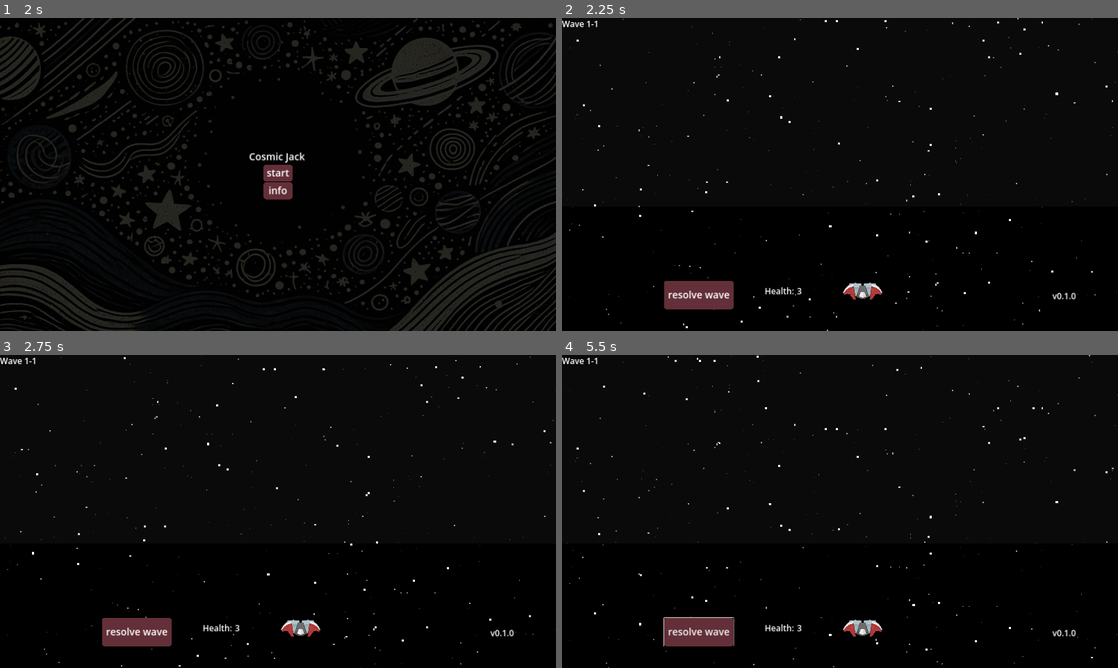
Above: before the commit, frames 1-4 (two rows, left to right).
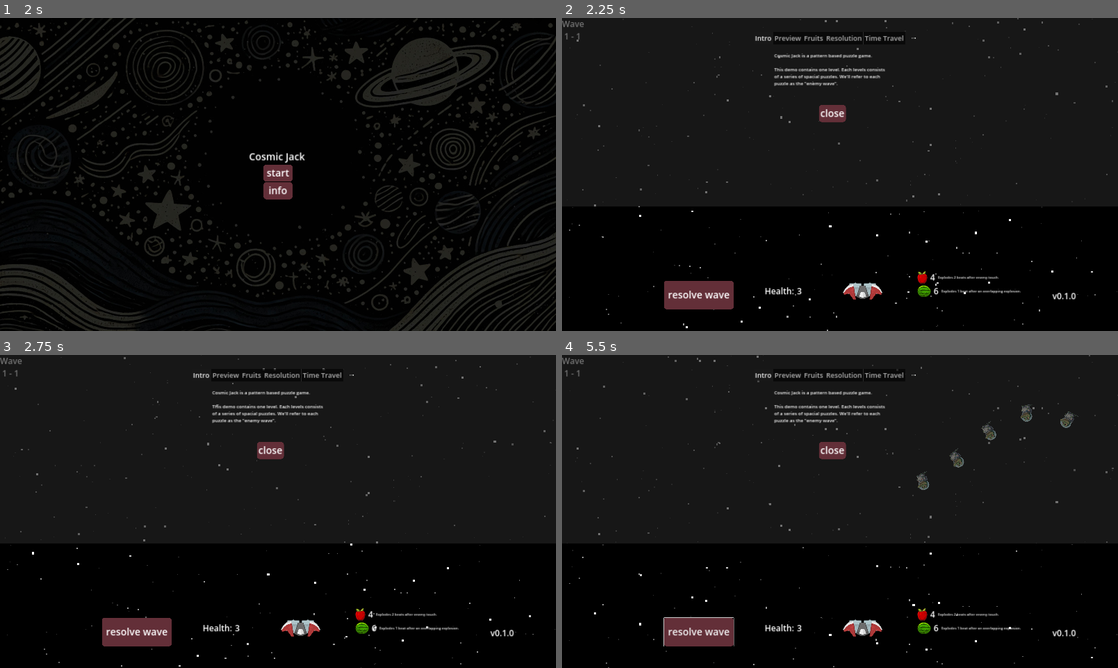
Above: after the commit, the same moments.

Repository: moby-it/cosmic-jack
Game: Godot game, scene res://main.tscn
Two runs of this game, one before a commit and one after it. Both use one fixed random seed, a clock stepped at 60 frames per second and the inputs below.
Inputs (mouse positions are in pixels of both pictures, inside the frame that each line leads up to):
- Up to frame 1 (2 s): tap Enter at 0.5 s; move the mouse to (400, 158) at 0.52 s; hold Up (ui_up) 0.53-1.25 s; tap O at 0.6 s; click (400, 158) at 0.67 s; click (278, 221) at 1.25 s
- Up to frame 2 (2.25 s): click "start" at 2 s
- Up to frame 3 (2.75 s): no input
- Up to frame 4 (5.5 s): click "resolve wave" at 2.75 s; drag from (728, 527) to (812, 574) at 3.52 s; move the mouse to (895, 442) at 4.27 s; hold Up (ui_up) 4.28-5 s; tap Shift at 4.35 s; drag from (812, 574) to (673, 464) at 5.02 s

Frame 1 is identical in both runs. In frame 2, 1.7% of the frame differs, in the area x 0-100%, y 0-90%; in frame 3, 1.7%; in frame 4, 2.2%.
Error before the commit: Parse Error: Too few arguments for "add_animation_library()" call. Expected at least 2 but received 0. (res://levels/level.gd:275)

Commit message:
music sync with movement and explosives

Diff:
--- /dev/null
+++ b/enemies/croc/croc.gd
@@ -0,0 +1,31 @@
+extends Node2D
+
+var queue_animation = false
+var collision = true
+
+@onready var animation_player: AnimationPlayer = $Animation
+@onready var sprite = $Sprite2D
+@onready var collision_shape = $Area2D/CollisionShape2D
+
+func _ready() -> void:
+	if queue_animation:
+		create_animation()
+	if not collision:
+		disable_collision()
+
+func create_animation():
+	var animation = Animation.new()
+	animation.resource_name = "scale"
+	var track_index = animation.add_track(Animation.TYPE_VALUE)
+	animation.track_set_path(track_index, "Sprite2D:scale")
+	animation.track_insert_key(track_index, 0.0, 0.5)
+	animation.track_insert_key(track_index, BpmManager.seconds_per_beat, 0.7)
+	animation.track_insert_key(track_index,  BpmManager.seconds_per_beat * 2, 0.5)
+	animation.loop_mode = Animation.LOOP_LINEAR
+	animation.length = BpmManager.seconds_per_beat * 2
+	animation_player.add_animation_library("", animation)
+	animation_player.queue("scale")
+
+func disable_collision():
+		sprite.modulate.a = 0.5
+		collision_shape.disabled = true
--- a/enemies/croc/croc.tscn
+++ b/enemies/croc/croc.tscn
@@ -1,5 +1,6 @@
-[gd_scene load_steps=6 format=3 uid="uid://dy1ndkh3j6my7"]
+[gd_scene load_steps=7 format=3 uid="uid://dy1ndkh3j6my7"]
 
+[ext_resource type="Script" path="res://enemies/croc/croc.gd" id="1_82s2i"]
 [ext_resource type="Texture2D" uid="uid://ufqmqwe88t4d" path="res://enemies/croc/croc.png" id="1_qilu0"]
 
 [sub_resource type="CapsuleShape2D" id="CapsuleShape2D_l7qrp"]
@@ -34,7 +35,7 @@
 }
 
 [sub_resource type="Animation" id="Animation_8oyll"]
-resource_name = "scale"
+resource_name = "scale_1"
 length = 2.0
 tracks/0/type = "value"
 tracks/0/imported = false
@@ -64,10 +65,11 @@
 [sub_resource type="AnimationLibrary" id="AnimationLibrary_s0505"]
 _data = {
 "RESET": SubResource("Animation_16vpe"),
-"scale": SubResource("Animation_8oyll")
+"scale_1": SubResource("Animation_8oyll")
 }
 
 [node name="Enemy" type="Node2D" groups=["enemies"]]
+script = ExtResource("1_82s2i")
 
 [node name="Area2D" type="Area2D" parent="."]
 collision_layer = 2
--- /dev/null
+++ b/enemies/croc/scale.tres
@@ -0,0 +1,4 @@
+[gd_resource type="Animation" format=3 uid="uid://bnvpn74jcaps3"]
+
+[resource]
+loop_mode = 1
--- a/fruits/explosive.gd
+++ b/fruits/explosive.gd
@@ -2,6 +2,7 @@
 class_name Explosive
 
 @export var radius: float = 0.0
+## delay is always in coordination with current song bpm
 @export var detonation_delay: float = 1.0
 
 var border_color: Color = Color.RED
@@ -14,11 +15,13 @@
 	node.queue_redraw()
 
 func start_explosion_timer(node: Node2D) -> void:
+	# delay is always in sync with bpm
+	var delay = detonation_delay * BpmManager.seconds_per_beat
 	var timer_line: Node2D = load("res://fruits/timer_line.tscn").instantiate()
-	timer_line.duration = detonation_delay
+	timer_line.duration = delay
 	timer_line.timeout.connect(explode.bind(node))
 	timer = timer_line.get_node("Timer")
-	timer.wait_time = detonation_delay
+	timer.wait_time = delay
 	node.add_child(timer_line)
 	timer.start()
 
--- a/levels/1/1-2.wave.tres
+++ b/levels/1/1-2.wave.tres
@@ -8,5 +8,5 @@
 [resource]
 script = ExtResource("4_atpr4")
 convoys = Array[ExtResource("1_slgmc")]([ExtResource("2_xmq7c"), ExtResource("3_8oxid")])
-audio_track = null
-bpm = 0
+audio_track = "res://levels/1/track1.wav"
+bpm = 120
--- a/levels/1/1-3.wave.tres
+++ b/levels/1/1-3.wave.tres
@@ -8,3 +8,4 @@
 script = ExtResource("3_87hvf")
 convoys = Array[ExtResource("1_cuspu")]([ExtResource("2_j40sn")])
 audio_track = null
+bpm = 0
--- a/levels/level.gd
+++ b/levels/level.gd
@@ -25,6 +25,8 @@
 @onready var health_count = $Health/HBoxContainer/Count
 @onready var wave_no = $WaveNo
 @onready var wave_audio = $WaveAudio
+
+var beat_fns = []
 
 var active_fruit: Node2D
 var active_fruit_name = "apple"
@@ -108,8 +110,11 @@
 		self.add_child(active_fruit)
 
 func _on_resolve_button_down() -> void:
-	round_status = ROUND_STATUS.RESOLVING
-	create_wave(false)
+	if not resolving():
+		round_status = ROUND_STATUS.RESOLVING
+		for c in curr_wave().convoys:
+			c.rendered = false
+		create_wave(false)
 
 # we are adding the active_fruit when the mouse enters the play area
 func _on_play_area_mouse_entered() -> void:
@@ -175,35 +180,29 @@
 	BpmManager.time_delay = AudioServer.get_time_to_next_mix() + AudioServer.get_output_latency()
 	BpmManager.seconds_per_beat = 60.0 / wave.bpm
 
-	$WaveAudio.play()
-
 	for c in wave.convoys:
 		var river_node = c.river.instantiate()
 		var river = river_node.get_node("Path2D")
-		var t = Timer.new()
-		t.name = "Timer"
-		t.wait_time = c.spawn_interval
-		t.one_shot = false
-		t.autostart = true
-		t.timeout.connect(func(): add_enemy(c, river, t, preview))
-		river_node.add_child(t)
+		var beat_fn = func(i: int): add_enemy(c, river, preview)
+		beat_fns.push_back(beat_fn)
+		BpmManager.on_beat.connect(beat_fn)
 		waves_container.add_child(river_node)
-
-func add_enemy(convoy: Convoy, path: Path2D, timer: Timer, preview: bool):
+	$WaveAudio.play()
+
+func add_enemy(convoy: Convoy, path: Path2D, preview: bool):
 	if path.get_child_count() == convoy.count:
-		if not preview:
-			convoy.rendered = true
-			timer.stop()
+		convoy.rendered = true
+		return
+	if convoy.rendered and not preview:
 		return
 	convoy.rendered = false
 	var pf = PathFollow2D.new()
 	pf.set_script(load("res://waves/rivers/_river.gd"))
-	pf.speed = convoy.speed
-	var enemy = convoy.enemy.instantiate()
+	pf.duration = convoy.duration
+	var enemy: Node2D = convoy.enemy.instantiate()
+	enemy.queue_animation = true
 	if round_status == ROUND_STATUS.PREVIEW:
-		enemy.get_node("Sprite2D").modulate.a = 0.5
-		var collision_shape: CollisionShape2D = 	enemy.get_node("Area2D").get_node("CollisionShape2D")
-		collision_shape.disabled = true
+		enemy.collision = false
 	else:
 		pf.enemy_passed.connect(enemy_passed)
 		pf.loop = false
@@ -233,8 +232,6 @@
 func stop_movement():
 	var paths = get_tree().get_nodes_in_group("paths")
 	for p in paths:
-		var t: Timer = p.get_parent().get_node("Timer")
-		t.stop()
 		for pf in p.get_children():
 			if pf is PathFollow2D:
 				pf.paused = true
@@ -242,8 +239,6 @@
 func resume_movement():
 	var paths = get_tree().get_nodes_in_group("paths")
 	for p in paths:
-		var t: Timer = p.get_parent().get_node("Timer")
-		t.start()
 		for pf in p.get_children():
 			if pf is PathFollow2D:
 				pf.paused = false
@@ -251,29 +246,35 @@
 func clear_wave():
 	for c in waves_container.get_children():
 		c.queue_free()
-
+		for f in beat_fns:
+			BpmManager.on_beat.disconnect(f)
+		beat_fns.clear()
+	BpmManager.reset()
 func _on_level_change(idx: int, hp: int):
 	self.get_node("Menu").closed.emit()
 	clear_wave()
 	health = hp
 	health_count.text = str(hp)
 	curr_wave_idx = idx
+	# remove fruit list and recreate it
 	for c in $FruitList.get_children():
 		c.queue_free()
+	Fruits.create_fruit_list_hud($FruitList)
+	# clear fruits on play area
 	for c in get_tree().get_nodes_in_group("fruits"):
-		if c.explosive:
-			c.queue_free()
-	Fruits.create_fruit_list_hud($FruitList)
+		c.queue_free()
+	# recreate the fruit list
 	create_wave(true)
 
 func update_wave_label():
 	wave_no.text = "Wave \n %s - %s" % [self.get_parent().name, curr_wave_idx + 1]
 
 func on_beat(i: int):
-	var enemy = select_random_enemy()
-	var animation: AnimationPlayer = enemy.get_node("Animation")
-	animation.add_animation_library()
-	animation.animation_set_next("RESET","scale")
+	pass
+	#var enemy = select_random_enemy()
+	#var animation: AnimationPlayer = enemy.get_node("Animation")
+	#animation.add_animation_library()
+	#animation.animation_set_next("RESET","scale")
 
 func select_random_enemy() -> Node2D:
 	var enemies = get_tree().get_nodes_in_group("enemies")
--- a/levels/level.tscn
+++ b/levels/level.tscn
@@ -9,8 +9,6 @@
 
 [node name="Level" type="Node2D"]
 script = ExtResource("1_6fb17")
-waves = null
-health = null
 
 [node name="WavesContainer" type="Node2D" parent="."]
 
--- a/singletons/bpm_manager.gd
+++ b/singletons/bpm_manager.gd
@@ -19,3 +19,12 @@
 		on_beat.emit(beat)
 		next_beat_time += seconds_per_beat
 		beat += 1
+		print("on beat %s" % beat)
+
+func reset():
+	bpm = 0
+	time_begin = 0
+	time_delay = 0
+	next_beat_time = 0.0
+	seconds_per_beat = 0.0
+	beat = 0
--- a/singletons/fruits.gd
+++ b/singletons/fruits.gd
@@ -7,8 +7,8 @@
 	"watermelon": preload("res://fruits/watermelon/watermelon.tscn")
 }
 var tooltips = {
-	"apple":"Explodes 2 seconds after enemy touch.",
-	"watermelon":"Explodes 1 second after an overlapping explosion."
+	"apple":"Explodes 2 beats after enemy touch.",
+	"watermelon":"Explodes 1 beat after an overlapping explosion."
 }
 var available_fruits_png = {
 	"apple": preload("res://fruits/apple/apple.png"),
--- a/waves/convoys/_convoy.gd
+++ b/waves/convoys/_convoy.gd
@@ -1,8 +1,8 @@
 extends Resource
 class_name Convoy
 
-@export var speed = 300.0
-@export var spawn_interval = 1.0
+## in beats
+@export var duration = 24
 @export var count = 10
 
 @export var river: PackedScene
--- a/waves/convoys/mirror.cnv.tres
+++ b/waves/convoys/mirror.cnv.tres
@@ -6,8 +6,7 @@
 
 [resource]
 script = ExtResource("3_vtyx4")
-speed = 300.0
-spawn_interval = 0.4
+duration = 18
 count = 7
 river = ExtResource("2_dkfo4")
 enemy = ExtResource("1_ebveq")
--- a/waves/convoys/starters.cnv.tres
+++ b/waves/convoys/starters.cnv.tres
@@ -6,8 +6,7 @@
 
 [resource]
 script = ExtResource("3_nle1a")
-speed = 300.0
-spawn_interval = 0.3
+duration = 16
 count = 5
 river = ExtResource("2_wuvxp")
 enemy = ExtResource("1_728rq")
--- a/waves/rivers/_river.gd
+++ b/waves/rivers/_river.gd
@@ -1,6 +1,6 @@
 extends PathFollow2D
 
-@export var speed: float = 300.0
+@export var duration = 12  # Duration in beats
 var paused = false
 signal enemy_passed
 signal removed
@@ -9,9 +9,8 @@
 	removed.connect(func(): self.queue_free())
 
 func _process(delta):
-	speed = 200
 	if not paused:
-		progress += speed * (delta * 2.5)
+		progress_ratio += delta / (duration * BpmManager.seconds_per_beat)
 		if progress_ratio >= 1.0:
 			enemy_passed.emit()
-			self.queue_free()
+			queue_free()
Not shown, changed: devlogs.md
